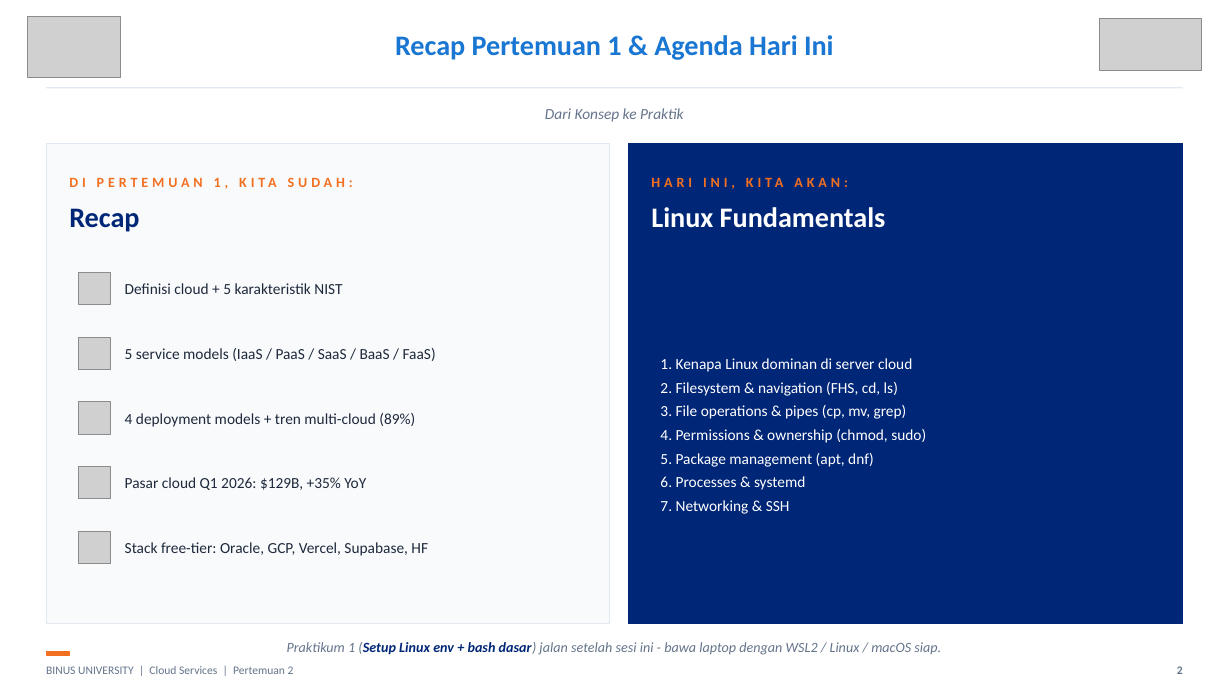
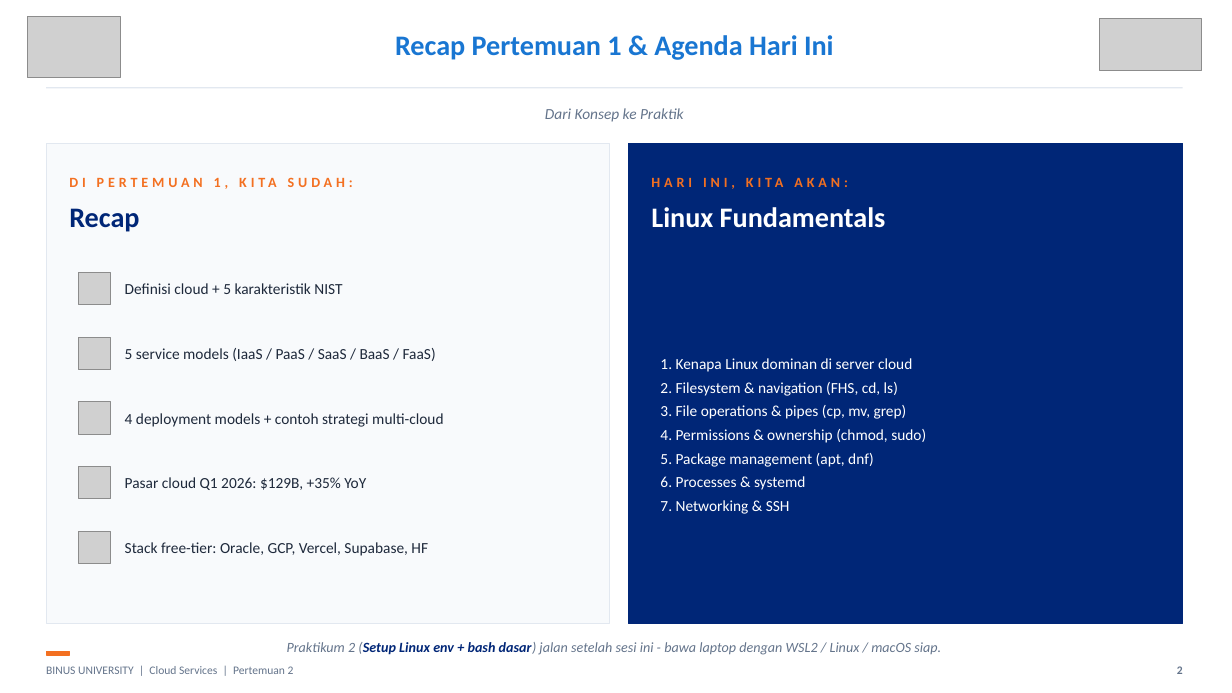
Before and after one commit to SeedFlora/meet2CloudService, a slide deck: slide 2 of slides/Teori_Pertemuan_02.pptx. Drawn at 1232x693 pixels with LibreOffice and Linux fonts; fonts in the diff are those of the drawing; grey boxes stand for pictures. Boxes give left, top, right and bottom in pixels: in the first picture for what was removed or moved away, otherwise in the second. Text is boxed around its words. In the diff, an @@ line names an element or a change of style, - is before the commit and + after.

```diff
--- a/slides/Teori_Pertemuan_02.pptx
+++ b/slides/Teori_Pertemuan_02.pptx
@@ text at [125, 413, 443, 427]: text changed @@
-4 deployment models + tren multi-cloud (89%)
+4 deployment models + contoh strategi multi-cloud
@@ text at [287, 642, 941, 655]: text changed @@
-Praktikum 1 (Setup Linux env + bash dasar) jalan setelah sesi ini - bawa laptop dengan WSL2 / Linux / macOS siap.
+Praktikum 2 (Setup Linux env + bash dasar) jalan setelah sesi ini - bawa laptop dengan WSL2 / Linux / macOS siap.
```
Also in this commit, not shown: 1 other slide changed.
